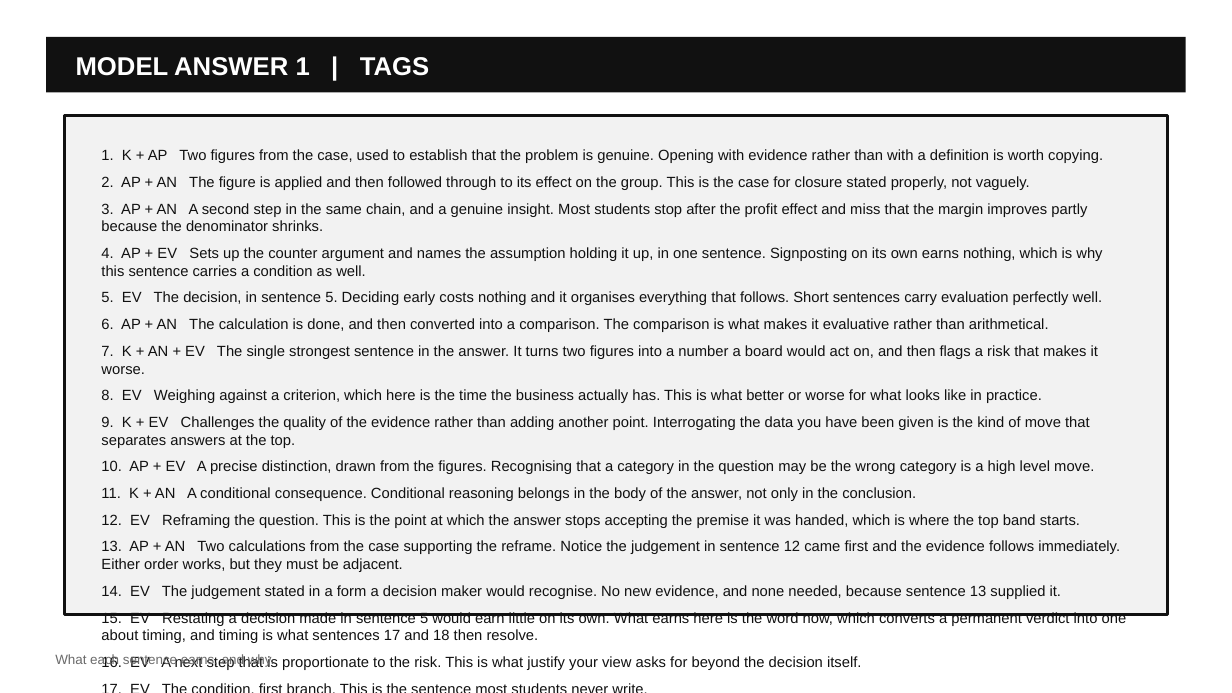
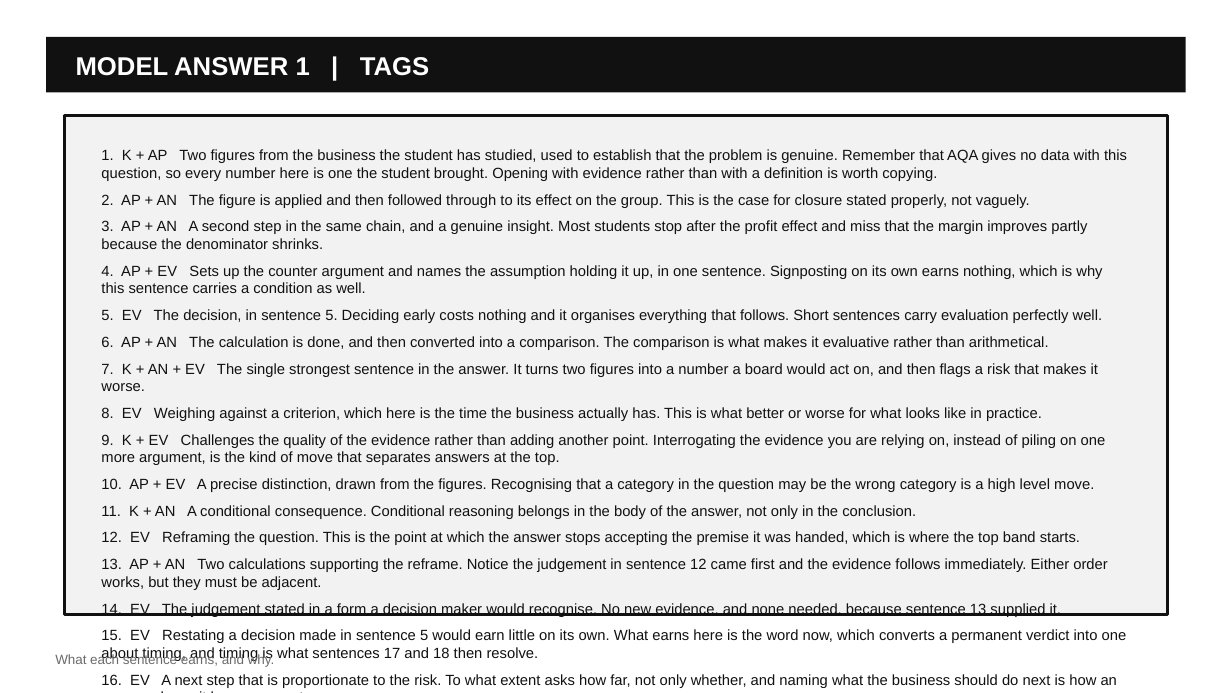
Before and after one commit to sakarilaajoki-afk/thebusiness.school.claude, a slide deck: slide 14 of resources/a-level-business-evaluation-which-sentence-earns-which-mark/A-Level-Business-Evaluation-Which-Sentence-Earns-Which-Mark-Slides.pptx. Drawn at 1232x693 pixels with LibreOffice and Linux fonts; fonts in the diff are those of the drawing. Boxes give left, top, right and bottom in pixels: in the first picture for what was removed or moved away, otherwise in the second. Text is boxed around its words. In the diff, an @@ line names an element or a change of style, - is before the commit and + after.

```diff
--- a/resources/a-level-business-evaluation-which-sentence-earns-which-mark/A-Level-Business-Evaluation-Which-Sentence-Earns-Which-Mark-Slides.pptx
+++ b/resources/a-level-business-evaluation-which-sentence-earns-which-mark/A-Level-Business-Evaluation-Which-Sentence-Earns-Which-Mark-Slides.pptx
@@ text at (101,149,1127,181): text changed @@
-1. K + AP Two figures from the case, used to establish that the problem is genuine. Opening with evidence rather than with a definition is worth copying.
+1. K + AP Two figures from the business the student has studied, used to establish that the problem is genuine. Remember that AQA gives no data with this question, so every number here is one the student brought. Opening with evidence rather than with a definition is worth copying.
@@ text at (101,434,1106,465): text changed @@
-9. K + EV Challenges the quality of the evidence rather than adding another point. Interrogating the data you have been given is the kind of move that separates answers at the top.
+9. K + EV Challenges the quality of the evidence rather than adding another point. Interrogating the evidence you are relying on, instead of piling on one more argument, is the kind of move that separates answers at the top.
@@ text at (101,558,1107,590): text changed @@
-13. AP + AN Two calculations from the case supporting the reframe. Notice the judgement in sentence 12 came first and the evidence follows immediately. Either order works, but they must be adjacent.
+13. AP + AN Two calculations supporting the reframe. Notice the judgement in sentence 12 came first and the evidence follows immediately. Either order works, but they must be adjacent.
@@ text at (101,674,1117,688): text changed @@
-16. EV A next step that is proportionate to the risk. This is what justify your view asks for beyond the decision itself.
+16. EV A next step that is proportionate to the risk. To what extent asks how far, not only whether, and naming what the business should do next is how an answer shows it has gone past a yes or a no.
```
Also in this commit, not shown: 8 other slides changed, 1 slide added, 18 other files.
